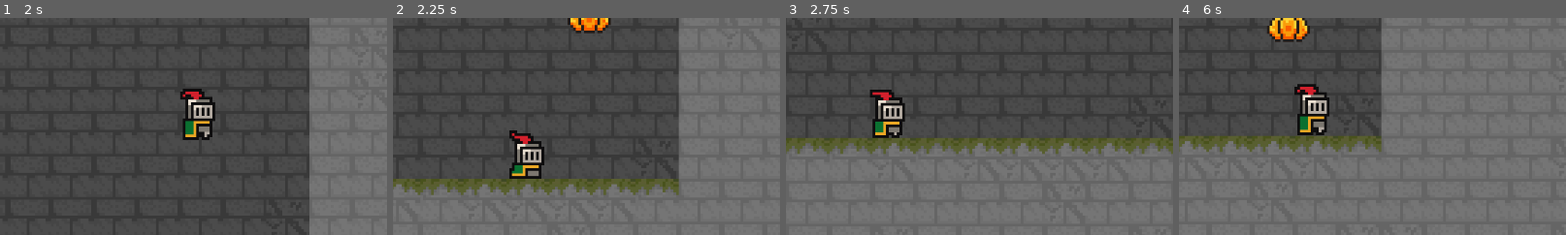
Above: before the commit, frames 1-4 (left to right).
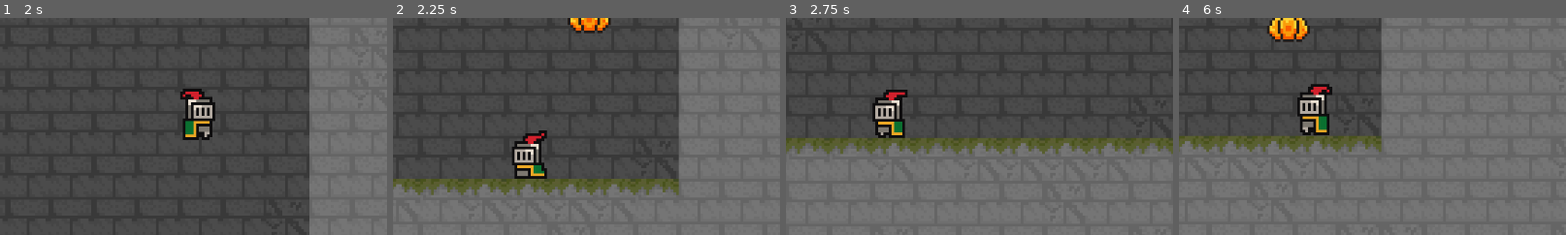
Above: after the commit, the same moments.

Repository: benjaminCloyd/gait_project
Game: Godot game, scene res://scenes/Main.tscn
Two runs of this game, one before a commit and one after it. Both use one fixed random seed, a clock stepped at 60 frames per second and the inputs below.
Inputs (mouse positions are % of the whole screen's width and height, from its top left):
- Up to frame 1 (2 s): move the mouse to (72, 45) at 0.52 s; hold D (move_Right) from 0.53 s (still down); click (72, 45) at 0.6 s; tap Space (move_jump) at 0.77, 1.52 s; move the mouse to (30, 55) at 1.27 s; click (30, 55) at 1.35 s
- Up to frame 2 (2.25 s): move the mouse to (60, 28) at 2.02 s; release D (move_Right) at 2.03 s; hold A (move_Left) from 2.03 s (still down); click (60, 28) at 2.1 s
- Up to frame 3 (2.75 s): keep holding A (move_Left)
- Up to frame 4 (6 s): move the mouse to (45, 70) at 2.77 s; release A (move_Left) at 2.78 s; hold D (move_Right) 2.78-4.28 s; click (45, 70) at 2.85 s; tap Space (move_jump) at 3.02, 3.77, 4.52 s; move the mouse to (80, 65) at 3.52 s; click (80, 65) at 3.6 s; move the mouse to (20, 35) at 4.27 s; hold A (move_Left) 4.28-5.03 s; click (20, 35) at 4.35 s; move the mouse to (55, 50) at 5.02 s; hold D (move_Right) 5.03-5.78 s; click (55, 50) at 5.1 s; move the mouse to (35, 25) at 5.77 s; hold A (move_Left) from 5.78 s (still down); click (35, 25) at 5.85 s
The pictures show only the part of the screen within x 31-81%, y 45-95%; the shares and areas given below are measured in that part.

Frame 1 is identical in both runs. In frame 2, 1.4% of the frame differs, in the area x 30-40%, y 51-75%; in frame 3, 1.5%; in frame 4, 1.5%, in the area x 29-40%, y 30-55%.

Commit message:
made sprite flip when moving left

Diff:
--- a/scripts/Player.gd
+++ b/scripts/Player.gd
@@ -18,9 +18,7 @@
 var health: int
 var mana: int
 
-# tracks time until regen can start
 var mana_regen_cooldown: float = 0.0
-# fractional mana regen buffer so we can keep mana as int
 var _mana_regen_buffer: float = 0.0
 
 # --- ATTACK / PROJECTILE ---
@@ -31,7 +29,8 @@
 
 var gravity: float = ProjectSettings.get_setting("physics/2d/default_gravity")
 
-@onready var wand: Node2D = $Wand
+@onready var wand: Node2D   = $Wand
+@onready var sprite: Node2D = $AnimatedSprite2D   # change this path if your sprite node is named differently
 
 
 func _ready() -> void:
@@ -51,7 +50,6 @@
 	if mana_regen_cooldown > 0.0:
 		mana_regen_cooldown -= delta
 	elif mana < max_mana:
-		# accumulate fractional mana then convert to int
 		_mana_regen_buffer += mana_regen_rate * delta
 		if _mana_regen_buffer >= 1.0:
 			var gained := int(_mana_regen_buffer)
@@ -68,10 +66,11 @@
 	if Input.is_action_just_pressed("move_jump") and is_on_floor():
 		velocity.y = JUMP_VELOCITY
 
-	# --- horizontal movement ---
+	# --- horizontal movement + sprite flip ---
 	var direction := Input.get_axis("move_Left", "move_Right")
 	if direction != 0.0:
 		velocity.x = direction * SPEED
+		_update_facing(direction)
 	else:
 		velocity.x = move_toward(velocity.x, 0.0, SPEED)
 
@@ -82,8 +81,17 @@
 	move_and_slide()
 
 
+func _update_facing(direction: float) -> void:
+	if not is_instance_valid(sprite):
+		return
+
+	if direction > 0.0:
+		sprite.scale.x = abs(sprite.scale.x)   # face right
+	elif direction < 0.0:
+		sprite.scale.x = -abs(sprite.scale.x)  # face left
+
+
 func try_attack() -> void:
-	# On cooldown
 	if attack_cooldown_timer > 0.0:
 		return
 
@@ -91,17 +99,14 @@
 		push_warning("projectile_scene is not assigned on the player!")
 		return
 
-	# Not enough mana
 	if mana < mana_per_shot:
 		return
 
-	# Spend mana
 	mana -= mana_per_shot
 	if mana < 0:
 		mana = 0
 	emit_signal("mana_changed", mana, max_mana)
 
-	# reset regen delay & attack cooldown
 	mana_regen_cooldown = mana_regen_delay
 	attack_cooldown_timer = attack_cooldown
 
@@ -136,7 +141,7 @@
 	emit_signal("health_changed", health, max_health)
 
 	if health == 0:
-		# TODO: handle death
+		# TODO: death handling
 		pass
 
 
